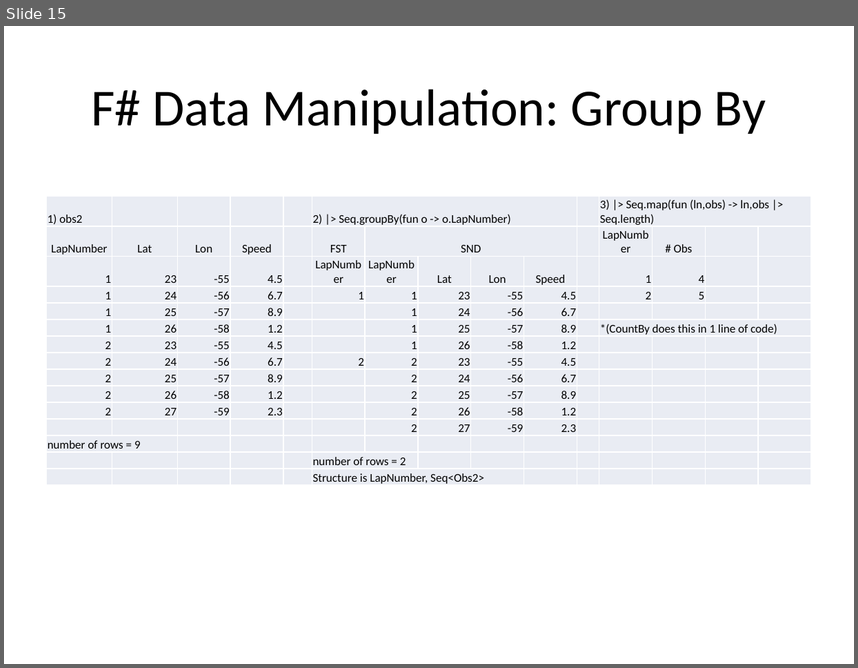
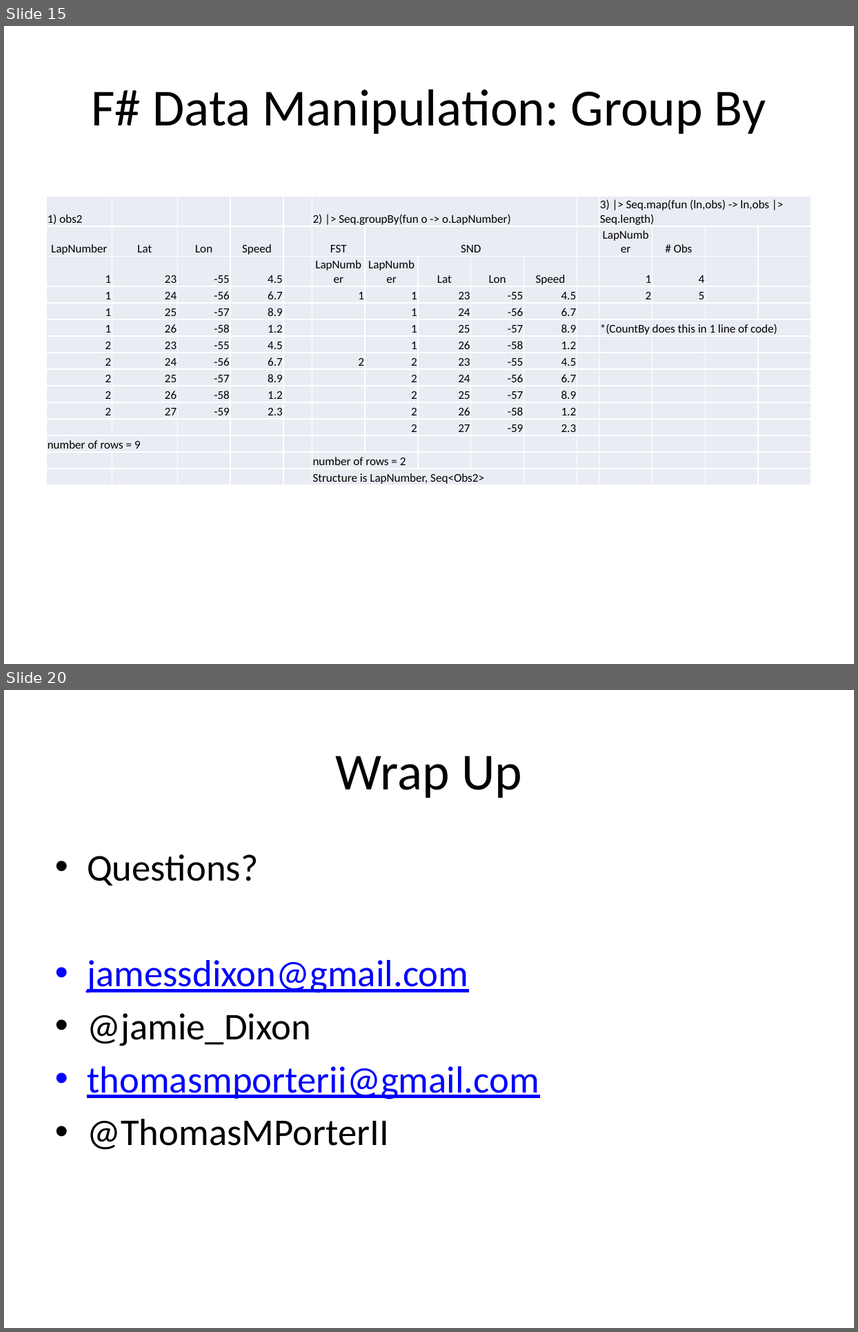
Before and after one commit to AlanGitHub00/PydataNYC, a slide deck: presentation/FSharpForData.pptx. Shown one above the other, each under a label of ours: slide 15 before the commit, slides 15 and 20 after it; the slides between them are not shown. The pictures are 858x668 and 858x1332 pixels, drawn with LibreOffice and Linux fonts; fonts in the diff are those of the drawing. Boxes give left, top, right and bottom in pixels: in the first picture for what was removed or moved away, otherwise in the second. Text is boxed around its words. In the diff, an @@ line names an element or a change of style, - is before the commit and + after.

```diff
--- a/presentation/FSharpForData.pptx
+++ b/presentation/FSharpForData.pptx
@@ slide 20 added at [4, 690, 854, 1328], background #FFFFFF @@
@@ title added at [336, 756, 522, 798], 44 pt, text #000000 @@
+Wrap Up
@@ text added at [87, 854, 539, 1150], 32 pt, text #0000FF, underline @@
+• Questions?
+• jamessdixon@gmail.com
+• @jamie_Dixon
+• thomasmporterii@gmail.com
+• @ThomasMPorterII
```
Also in this commit, not shown: 3 slides changed, 2 other slides added.
